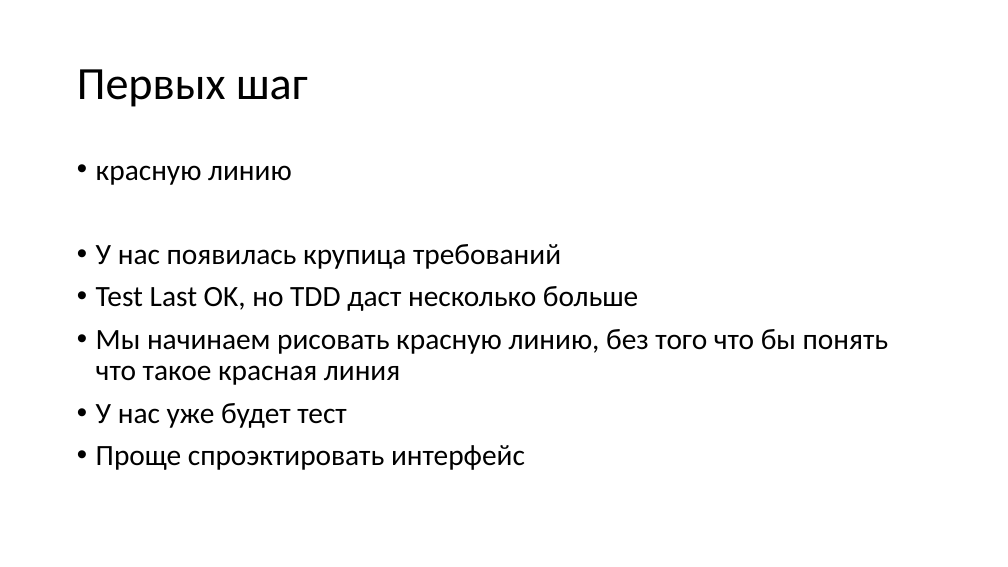
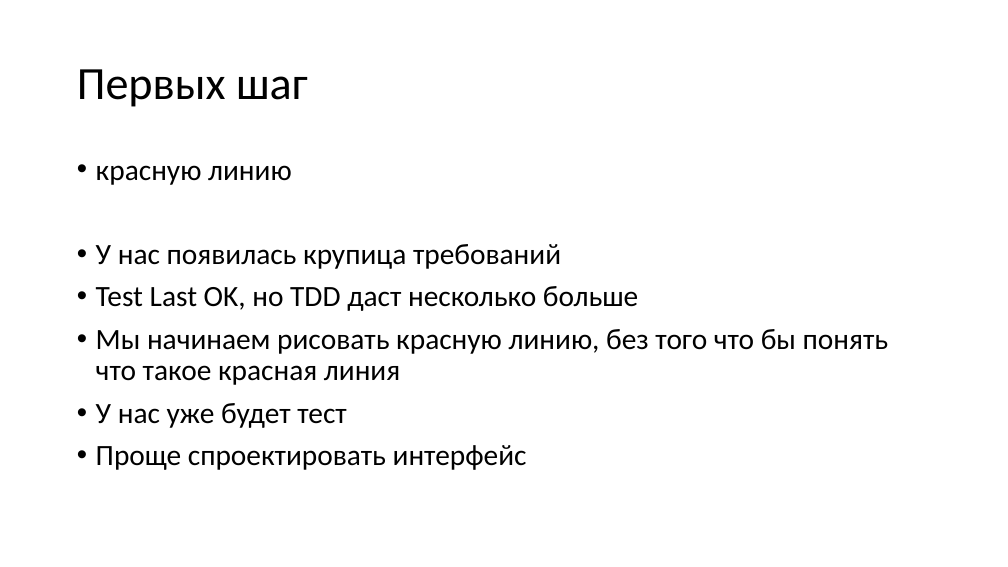
Before and after one commit to kugushev/presentations, a slide deck: slide 10 of Presentation.pptx. Drawn at 1008x567 pixels with LibreOffice and Linux fonts; fonts in the diff are those of the drawing. Boxes give left, top, right and bottom in pixels: in the first picture for what was removed or moved away, otherwise in the second. Text is boxed around its words. In the diff, an @@ line names an element or a change of style, - is before the commit and + after.

```diff
--- a/Presentation.pptx
+++ b/Presentation.pptx
@@ text at (x1=96, y1=445, x2=527, y2=470): text changed @@
-• Проще спроэктировать интерфейс
+• Проще спроектировать интерфейс
```
Also in this commit, not shown: 6 other slides changed, 1 other file.
